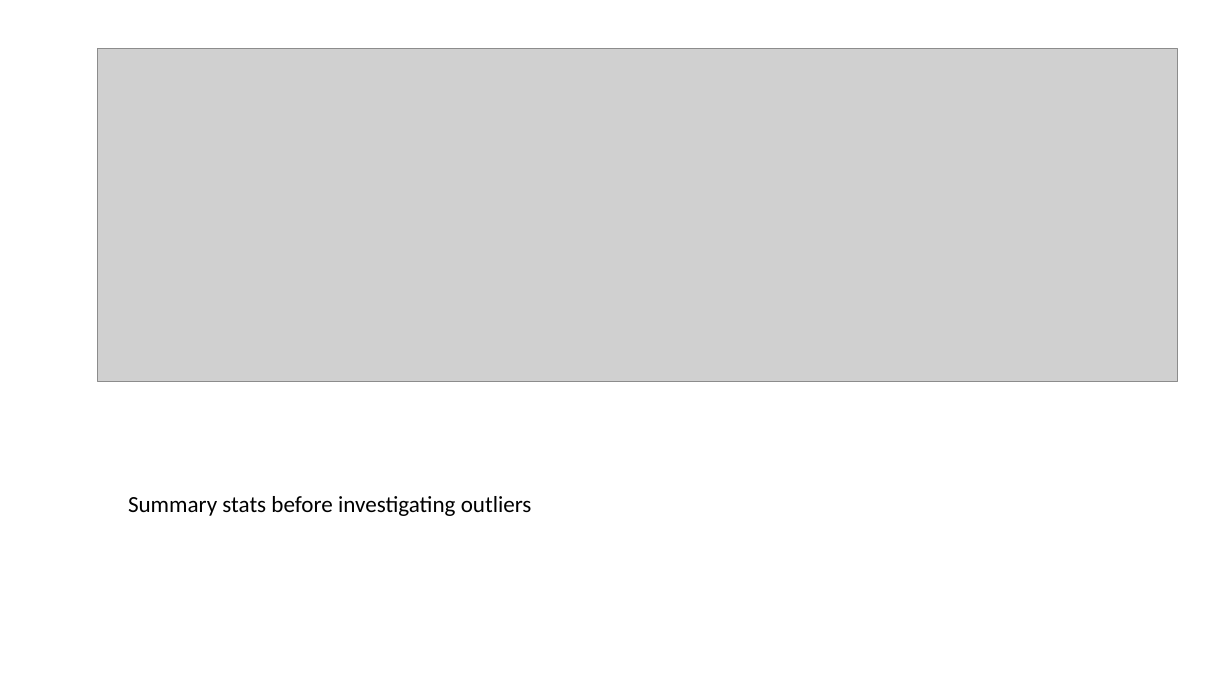
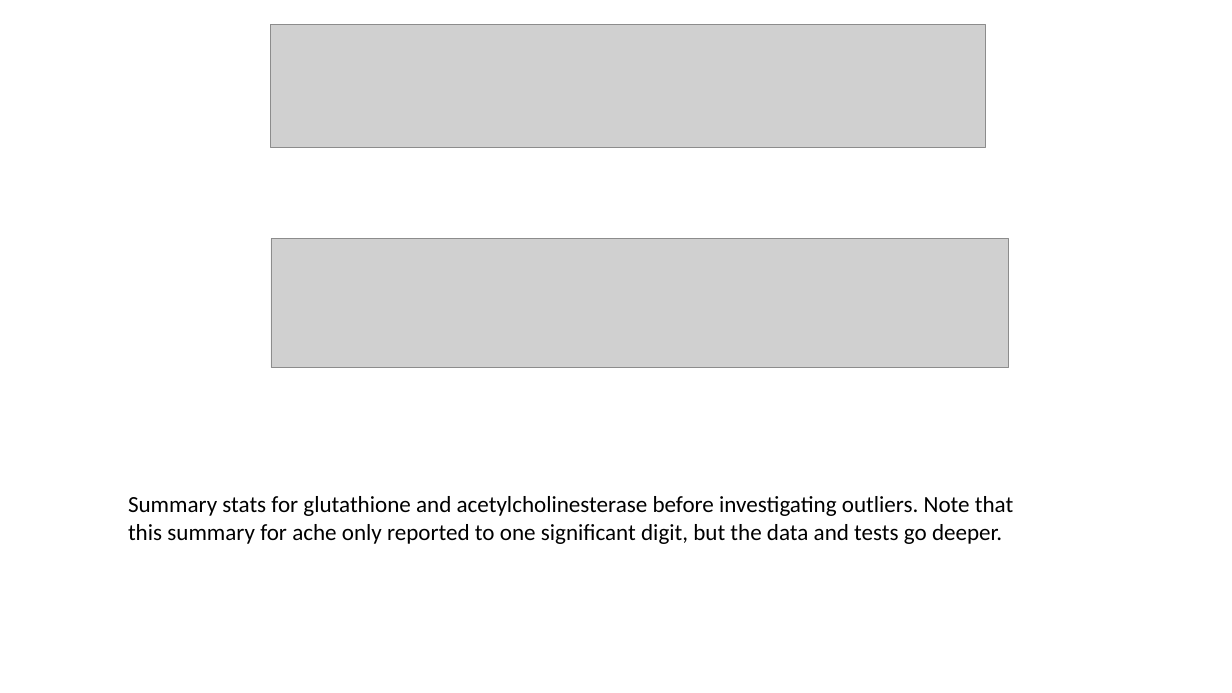
Before and after one commit to amphibian-exeff/vanmeter_salamander_exposures, a slide deck: slide 2 of pptx/rvm_salamander_gsh_analyses.pptx (slide 5 before the commit). Drawn at 1232x693 pixels with LibreOffice and Linux fonts; fonts in the diff are those of the drawing; grey boxes stand for pictures. Boxes give left, top, right and bottom in pixels: in the first picture for what was removed or moved away, otherwise in the second. Text is boxed around its words. In the diff, an @@ line names an element or a change of style, - is before the commit and + after.

```diff
--- a/pptx/rvm_salamander_gsh_analyses.pptx
+++ b/pptx/rvm_salamander_gsh_analyses.pptx
@@ picture added at [271,25,986,147] @@
@@ picture removed at [98,49,1178,382] @@
@@ picture added at [271,238,1008,368] @@
@@ text at [128,496,1013,544]: text changed @@
-Summary stats before investigating outliers
+Summary stats for glutathione and acetylcholinesterase before investigating outliers. Note that this summary for ache only reported to one significant digit, but the data and tests go deeper.
```
Also in this commit, not shown: 4 other slides changed, 5 slides added, 5 slides removed, 6 other files.
